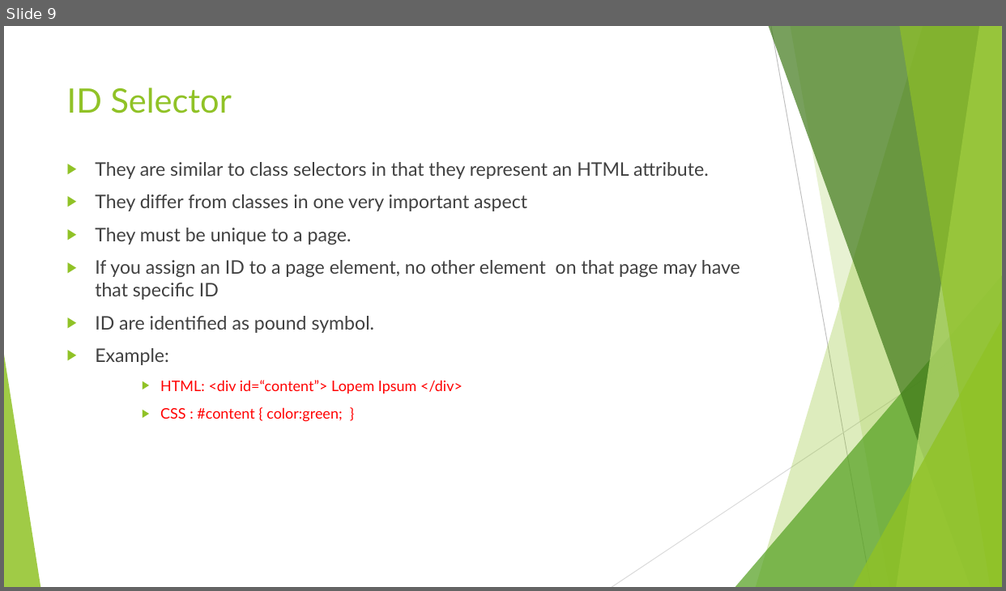
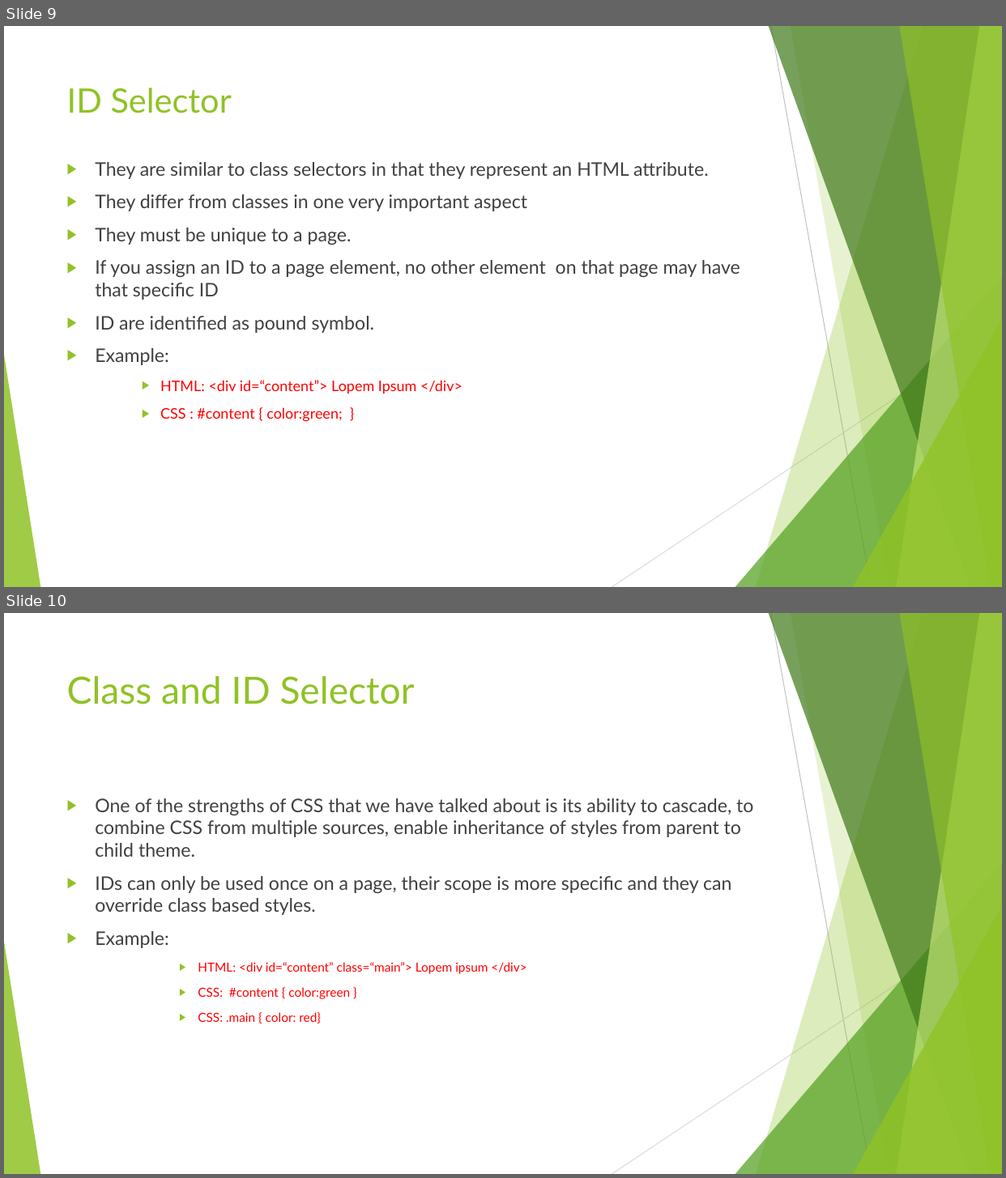
Before and after one commit to anumsh/Introduction-To-CSS, a slide deck: Introduction-to-CSS.pptx. Shown one above the other, each under a label of ours: slide 9 before the commit, slides 9 and 10 after it. The pictures are 1006x591 and 1006x1178 pixels, drawn with LibreOffice and Linux fonts; fonts in the diff are those of the drawing. Boxes give left, top, right and bottom in pixels: in the first picture for what was removed or moved away, otherwise in the second. Text is boxed around its words. In the diff, an @@ line names an element or a change of style, - is before the commit and + after.

Commit message:
feat: Selectors- element specific

```diff
--- a/Introduction-to-CSS.pptx
+++ b/Introduction-to-CSS.pptx
@@ slide 10 added at (x1=4, y1=613, x2=1002, y2=1174), background #FFFFFF; not listed: 10 template elements that a slide beside it also shows @@
@@ title added at (x1=67, y1=676, x2=415, y2=705), 36 pt, text #90C226 @@
+Class and ID Selector
@@ text added at (x1=95, y1=798, x2=753, y2=1024), 18 pt, text #404040 @@
+▶ One of the strengths of CSS that we have talked about is its ability to cascade, to combine CSS from multiple sources, enable inheritance of styles from parent to child theme.
+▶ IDs can only be used once on a page, their scope is more specific and they can override class based styles.
+▶ Example:
+      ▶ HTML: <div id=“content” class=“main”> Lopem ipsum </div>
+      ▶ CSS: #content { color:green }
+      ▶ CSS: .main { color: red}
```
